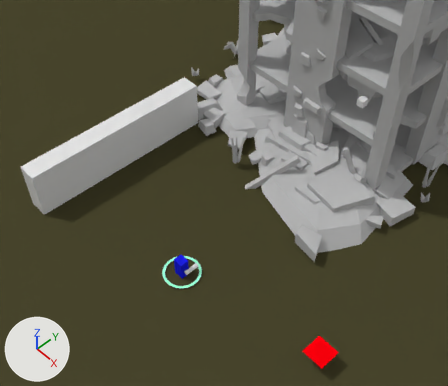
The Blender file main.blend, before and after one commit.
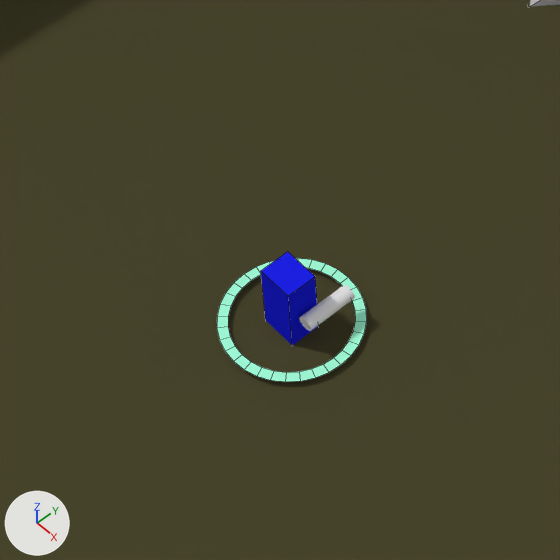
There are two pictures of each version: one from a 50 mm lens placed at (25.78, -18.79, 45.32), pointed at (-0.89, 5.84, 5.4), one close up on the part from 23% to 56% of the width and 49% to 87% of the height. The axes (+X, +Y, +Z) are drawn at lower left. The lights are the same throughout. The close-ups show mesh edges as thin lines.

Objects in the first close-up: 'Arma', 'Ground', 'Mark_Position', 'Player_Controller'.
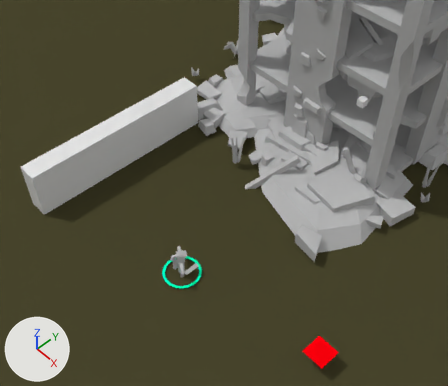
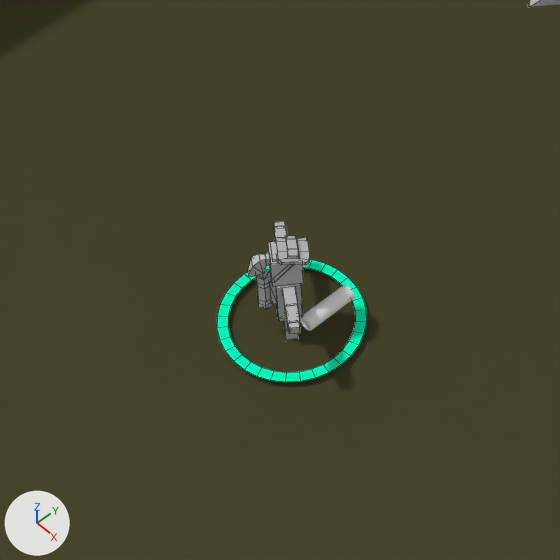
Commit message: feat: adicionado personagem para player

Changed parts and their boxes (x1, y1, x2, y2) in the close-ups (560 x 560 px):
'SA_Char_Survivor_FemalePyro.001', added
    after: (248, 221, 310, 340)
'Mark_Position', recoloured
    both: (217, 258, 367, 382)
'Player_Controller', hidden
    before: (261, 252, 319, 345)

The edits, one by one:
Material 'Material_Mark_Position' (mat_material_mark_position) changes colour from green #a5ffda to green #00ffbf; in linear values from (0.377, 1.0, 0.702) to (0.0, 1.0, 0.524).
Material 'Default_Material' (mat_default_material) is new.
Its base color is (0.5, 0.5, 0.5) (grey #bcbcbc).
Mesh me_untitled_034 is new.
It has 302 vertices, 263 faces and spans x -168.0..168.0, y 0.0..298.0, z -87.0..54.0.
It uses material mat_default_material (grey #bcbcbc).
Object 'Player_Controller' (ob_player_controller) is now hidden.
Object 'SA_Char_Survivor_FemalePyro.001' (ob_sa_char_survivor_femalepyro_001) is new; it shows me_untitled_034.
Its location is (0.08, -0.12, -0.26).
Its rotation in degrees is (91, 7.7, 146).
Its scale is (0.01, 0.01, 0.01).
